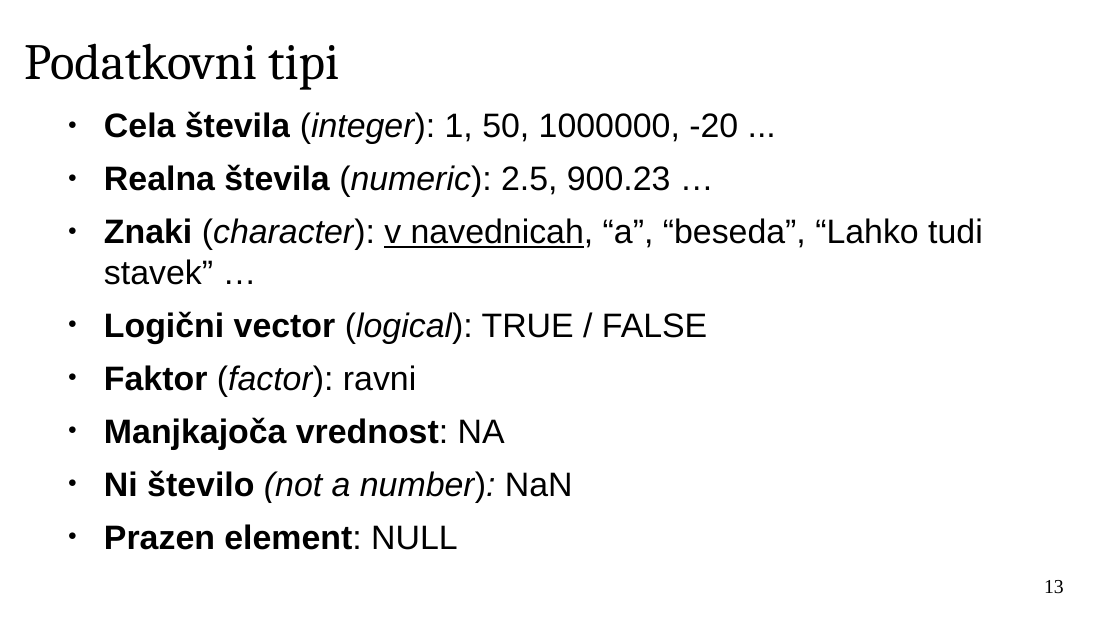
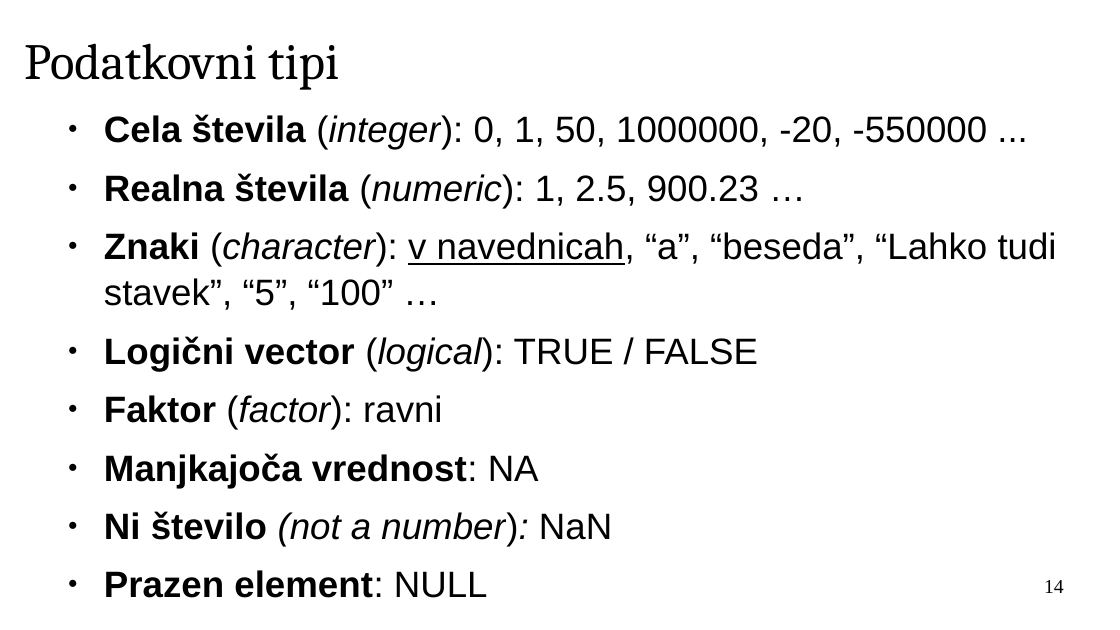
Before and after one commit to janaobsteter/R_tecaj, a slide deck: slide 14 of IT_Rtecaj_work.odp (slide 13 before the commit). Drawn at 1120x630 pixels with LibreOffice and Linux fonts; fonts in the diff are those of the drawing; background and template pictures are left out. Boxes give left, top, right and bottom in pixels: in the first picture for what was removed or moved away, otherwise in the second. Text is boxed around its words. In the diff, an @@ line names an element or a change of style, - is before the commit and + after.

```diff
--- a/IT_Rtecaj_work.odp
+++ b/IT_Rtecaj_work.odp
@@ text at <box>104,114,1057,310</box>: text changed; size 24.1 to 26 pt @@
-● Cela števila (integer): 1, 50, 1000000, -20 ...
-● Realna števila (numeric): 2.5, 900.23 …
-● Znaki (character): v navednicah, “a”, “beseda”, “Lahko tudi stavek” …
+● Cela števila (integer): 0, 1, 50, 1000000, -20, -550000 ...
+● Realna števila (numeric): 1, 2.5, 900.23 …
+● Znaki (character): v navednicah, “a”, “beseda”, “Lahko tudi stavek”, “5”, “100” …
@@ text at <box>104,336,758,546</box>: size 24.1 to 26 pt in "Logični vector (logical): TRUE / FALSE", "Faktor (factor): ravni", "Manjkajoča vrednost: NA", "Ni število (not a number): NaN" and 1 more places; line spacing 1 to 1.05 @@
@@ page number at <box>1044,580,1064,593</box>: text changed @@
-13
+14
```
Also in this commit, not shown: 20 other slides changed, 14 slides added, 2 slides removed, 6 other files.
